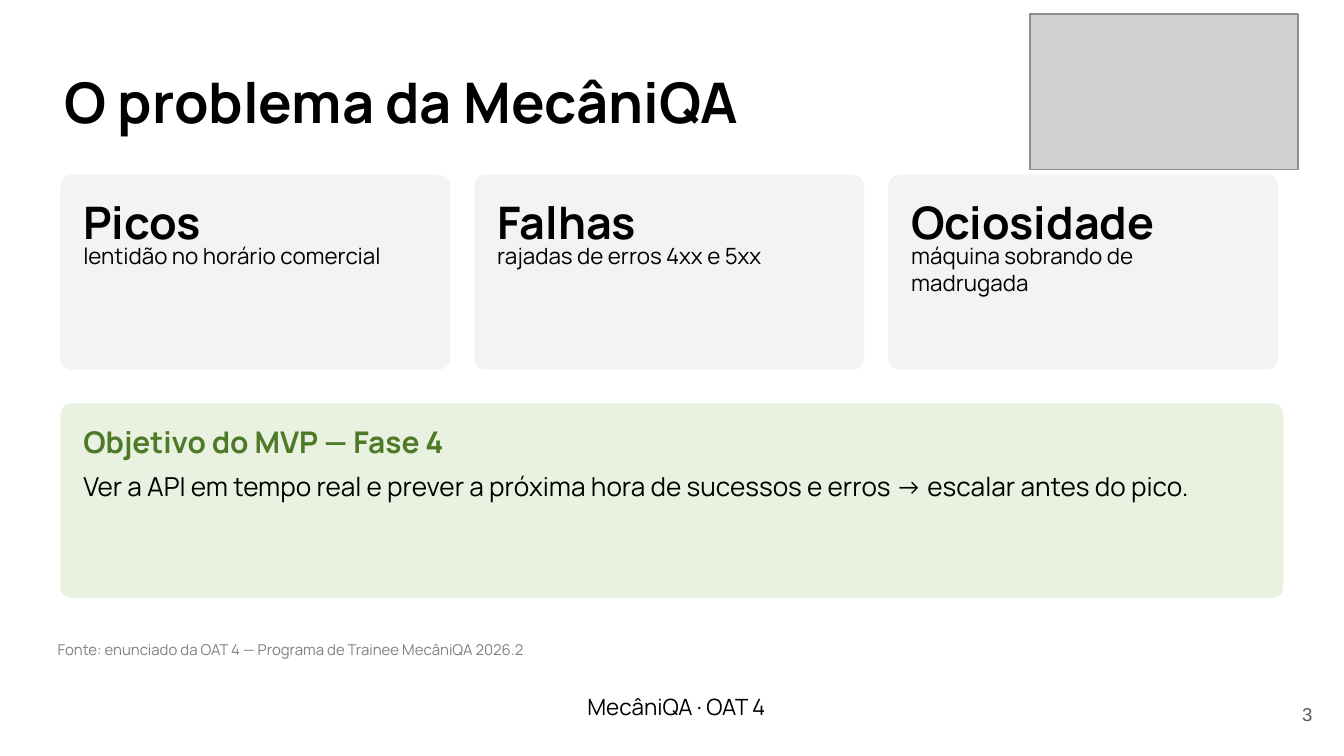
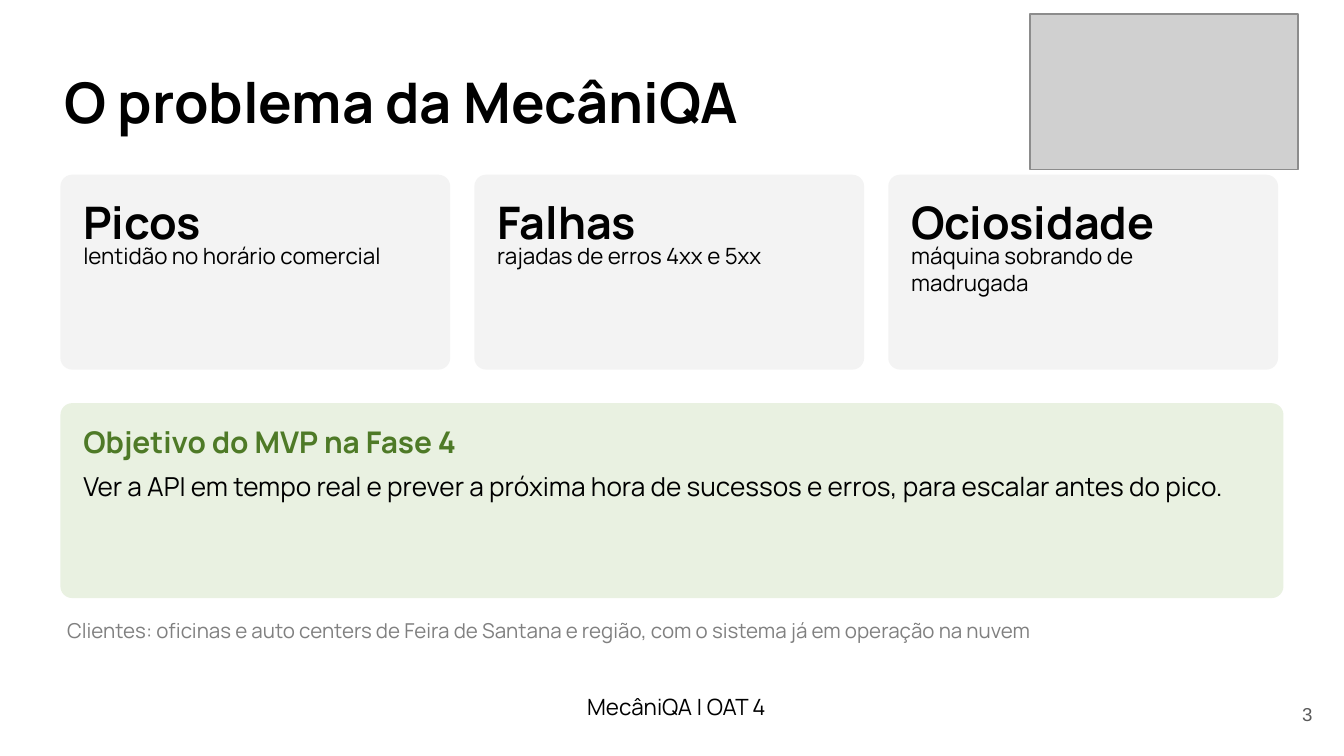
Before and after one commit to LenilsonSoares/mecaniQA-nuvem-macapa, a slide deck: slide 3 of oat4/apresentacao/mecaniQA_oat4_macapa.pptx. Drawn at 1344x756 pixels with LibreOffice and Linux fonts; fonts in the diff are those of the drawing; grey boxes stand for pictures. Boxes give left, top, right and bottom in pixels: in the first picture for what was removed or moved away, otherwise in the second. Text is boxed around its words. In the diff, an @@ line names an element or a change of style, - is before the commit and + after.

Commit message:
OAT 4: um painel do Grafana por slide, MAE e MSE em slides separados, fórmulas e sem rodapés de fonte
- capturar_prints.py: print de cada painel (d-solo) em vez do dashboard inteiro
- slides: 6 slides de painel, tabelas MAE e MSE separadas por série, fórmulas dos
  baselines e das métricas, explicação das 96 h (lag 24 h na P1) e das horas sem dado
- remove as linhas "Fonte: ..." de todos os slides

```diff
--- a/oat4/apresentacao/mecaniQA_oat4_macapa.pptx
+++ b/oat4/apresentacao/mecaniQA_oat4_macapa.pptx
@@ text at (x1=83, y1=431, x2=456, y2=460): text changed @@
-Objetivo do MVP — Fase 4
+Objetivo do MVP na Fase 4
@@ text at (x1=83, y1=475, x2=1222, y2=503): text changed @@
-Ver a API em tempo real e prever a próxima hora de sucessos e erros → escalar antes do pico.
+Ver a API em tempo real e prever a próxima hora de sucessos e erros, para escalar antes do pico.
@@ text at (x1=67, y1=622, x2=1030, y2=643): text changed; size 8 to 11 pt @@
-Fonte: enunciado da OAT 4 — Programa de Trainee MecâniQA 2026.2
+Clientes: oficinas e auto centers de Feira de Santana e região, com o sistema já em operação na nuvem
@@ text at (x1=587, y1=698, x2=765, y2=716): text changed @@
-MecâniQA · OAT 4
+MecâniQA | OAT 4
```
Also in this commit, not shown: 16 other slides changed, 7 slides added, 4 other files.
